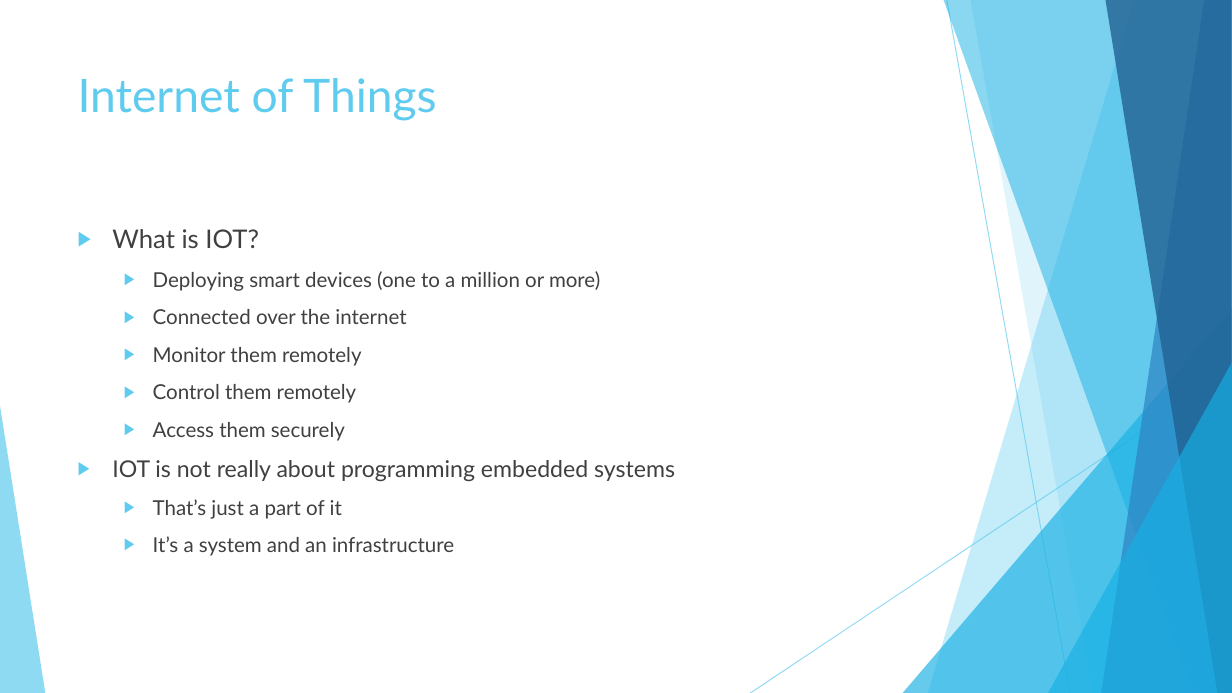
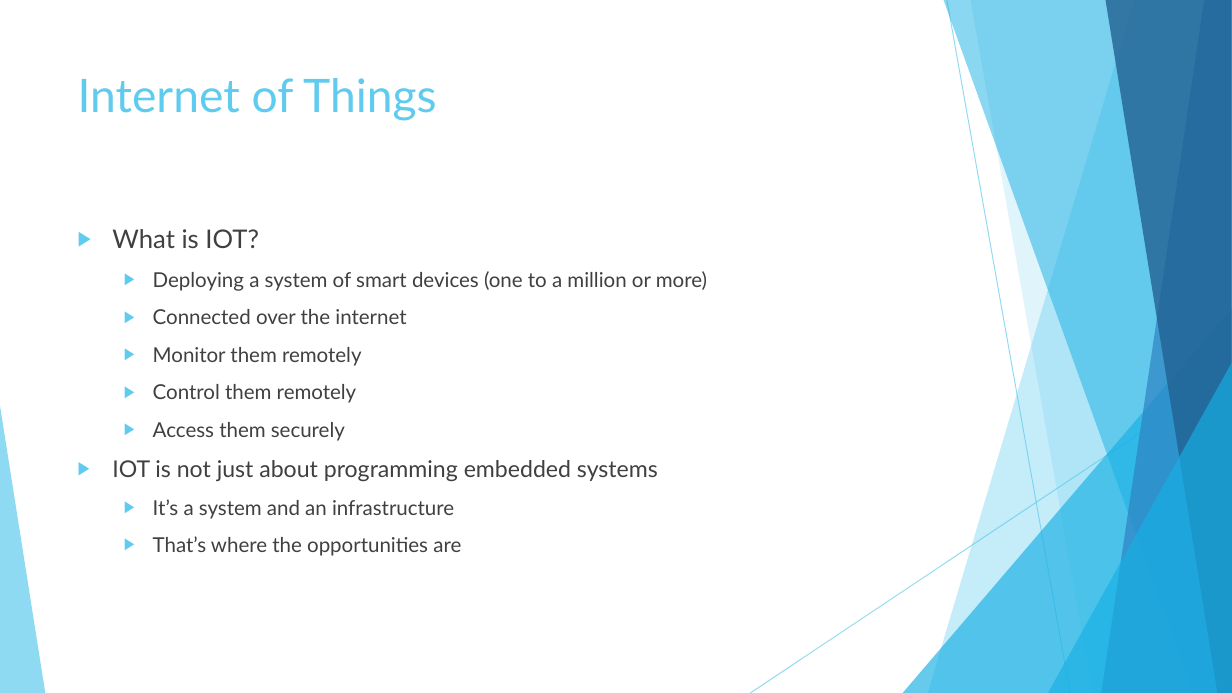
Before and after one commit to dmh2000/iot, a slide deck: slide 2 of IOT.pptx. Drawn at 1232x693 pixels with LibreOffice and Linux fonts; fonts in the diff are those of the drawing. Boxes give left, top, right and bottom in pixels: in the first picture for what was removed or moved away, otherwise in the second. Text is boxed around its words. In the diff, an @@ line names an element or a change of style, - is before the commit and + after.

```diff
--- a/IOT.pptx
+++ b/IOT.pptx
@@ text at [153,271,707,291]: text changed @@
-  ▶ Deploying smart devices (one to a million or more)
+  ▶ Deploying a system of smart devices (one to a million or more)
@@ text at [112,460,658,481]: text changed @@
-▶ IOT is not really about programming embedded systems
-  ▶ That’s just a part of it
+▶ IOT is not just about programming embedded systems
@@ text at [153,536,461,556]: paragraph added @@
+  ▶ That’s where the opportunities are
```
Also in this commit, not shown: 4 other slides changed, 4 slides added, 1 slide removed.
